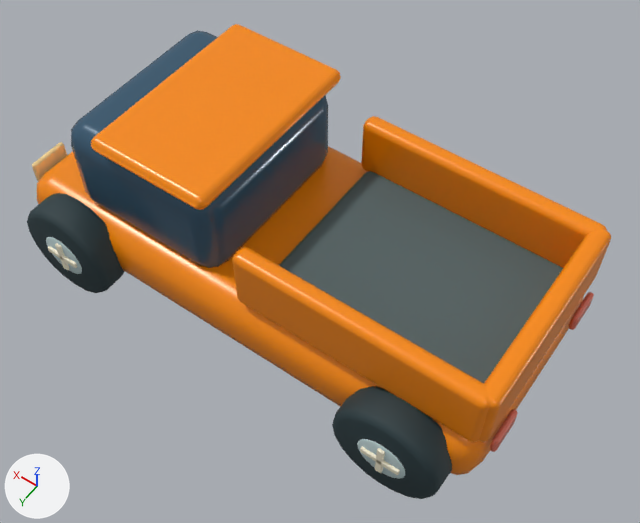
Renders of the glTF model public/models/pickup.glb from each side of a commit.
Both versions are drawn from a 50 mm camera at (-1.201, 1.552, 2.639) aimed at (-0.127, 0.048, 0.276). Arrows for +X, +Y and +Z are at lower left; the lights stay in place. The picture after the commit comes second. Where no turn or scale is listed for an object, it has been applied to the vertices.

Names of what the first picture shows: 'Opaque blue glass.002', 'Paint pickup', 'Pickup bed', 'Rolling wheels.002', 'Tail lamp.002' and 1 more.
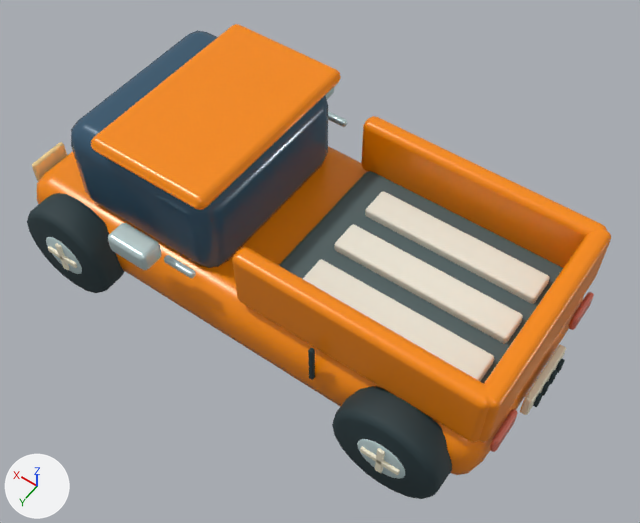
Scene script edits in JSON lines:
```json
{"op": "add", "block": "mat_warm_white_trim", "code": ["mat_warm_white_trim = principled_material('Warm white trim')", "mat_warm_white_trim.base_color = (0.93, 0.863, 0.665)  # pale yellow #f7efd5"]}
{"op": "add", "block": "mat_ceramic_ivory", "code": ["mat_ceramic_ivory = principled_material('Ceramic ivory')", "mat_ceramic_ivory.base_color = (0.863, 0.823, 0.701)  # white #efeada", "mat_ceramic_ivory.roughness = 0.6"]}
{"op": "add", "block": "mat_tyre_rubber", "code": ["mat_tyre_rubber = principled_material('Tyre rubber')", "mat_tyre_rubber.base_color = (0.0203, 0.0437, 0.0513)  # dark cyan #273b40", "mat_tyre_rubber.roughness = 0.9"]}
{"op": "add", "block": "me_cube_084", "code": ["me_cube_084 = bpy.data.meshes.new('Cube.084')", "me_cube_084.from_pydata(...)  # 96 vertices, 188 faces; spans x -0.013..0.013, y -0.12..0.12, z -0.045..0.045", "me_cube_084.materials.append(mat_warm_white_trim)  # pale yellow #f7efd5"]}
{"op": "add", "block": "me_cube_081", "code": ["me_cube_081 = bpy.data.meshes.new('Cube.081')", "me_cube_081.from_pydata(...)  # 288 vertices, 564 faces; spans x -0.315..0.315, y -0.055..0.415, z -0.02..0.02", "me_cube_081.materials.append(mat_ceramic_ivory)  # white #efeada"]}
{"op": "add", "block": "me_cube_079", "code": ["me_cube_079 = bpy.data.meshes.new('Cube.079')", "me_cube_079.from_pydata(...)  # 576 vertices, 1128 faces; spans x -0.611..0.007, y -0.007..0.841, z -0.114..0.08", "me_cube_079.materials.append(mat_tyre_rubber)  # dark cyan #273b40"]}
{"op": "set", "path": "ob_wheel_hubs_002.location", "old": "(0.94, 0.0, 0.18)", "new": "(0.28, -0.47, 0.49)"}
{"op": "add", "block": "ob_warm_white_trim_002", "code": ["ob_warm_white_trim_002 = bpy.data.objects.new('Warm white trim.002', me_cube_084)", "ob_warm_white_trim_002.location = (-0.945, 0.0, 0.24)"]}
{"op": "add", "block": "ob_ceramic_ivory", "code": ["ob_ceramic_ivory = bpy.data.objects.new('Ceramic ivory', me_cube_081)", "ob_ceramic_ivory.location = (-0.5, -0.18, 0.402)"]}
{"op": "add", "block": "ob_tyre_rubber_002", "code": ["ob_tyre_rubber_002 = bpy.data.objects.new('Tyre rubber.002', me_cube_079)", "ob_tyre_rubber_002.location = (-0.36, -0.417, 0.33)"]}
```

Boxes (x1, y1, x2, y2) around the edits, measured in the pictures (640 x 523 px):
```json
{"object": "Ceramic ivory", "change": "added", "after": [303, 191, 550, 381]}
{"object": "Wheel hubs.002", "change": "moved", "after": [108, 87, 347, 278], "on screen": "not visible before"}
{"object": "Warm white trim.002", "change": "added", "after": [520, 345, 566, 415], "on screen": "pale yellow"}
{"object": "Tyre rubber.002", "change": "added", "after": [308, 348, 565, 407]}
{"object": "Pickup bed", "change": "unchanged, covered by the edit", "before": [279, 171, 563, 383], "after": [279, 171, 563, 383]}
```
